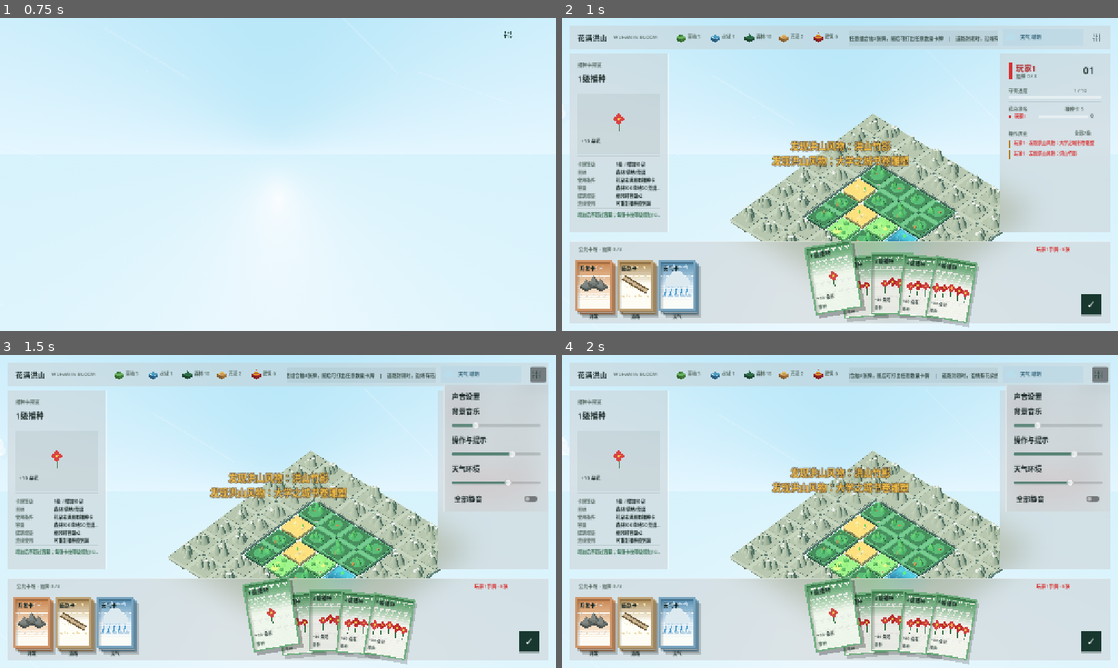
Above: before the commit, frames 1-4 (two rows, left to right).
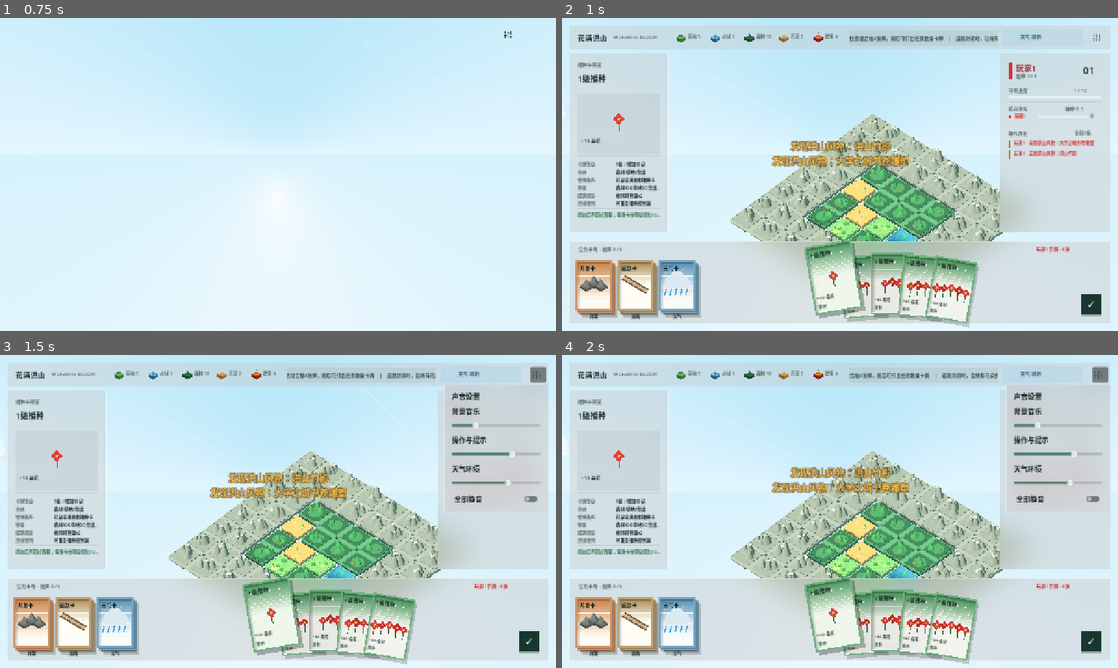
Above: after the commit, the same moments.

Repository: KurtZhang01/growcassonne
Game: Godot game, scene res://scenes/main.tscn
Same seed, same stepped clock (60 frames per second), same inputs: the game is played once before the commit and once after it. Sound files missing from this copy of the repository are replaced by a short silence.
Inputs (mouse positions are in pixels of both pictures, inside the frame that each line leads up to):
- Up to frame 1 (0.75 s): click (139, 255) at 0.5 s
- Up to frame 2 (1 s): no input
- Up to frame 3 (1.5 s): click (539, 373) at 1.25 s
- Up to frame 4 (2 s): no input

Frame 1 is identical in both runs. In frame 2, 0.4% of the frame differs, in the area x 3-75%, y 72-90%; in frame 3, 0.4%; in frame 4, 0.4%.

Commit message:
Performance: simplify card drag preview to flat surface, reduce card pattern draw calls

Diff:
--- a/scripts/main3d.gd
+++ b/scripts/main3d.gd
@@ -3101,18 +3101,15 @@
 			if mask != 0: _spawn_road(root, mask)
 
 func _spawn_preview_tile_model(root: Node3D, terrain: int, card: Dictionary, index: int):
+	# 简化预览：只显示底座+表面色块，跳过装饰物以提升拖拽性能
 	_spawn_island_base(root, terrain)
-	match terrain:
-		T_GRASS: _tile_grass_surface(root, 0)
-		T_WATER: _tile_water_surface(root, 0)
-		T_FOREST: _tile_forest_surface(root, 0)
-		T_DESERT: _tile_desert_surface(root, 0)
-		T_MOUNTAIN: _tile_mountain_surface(root)
-		T_BUILDING:
-			if card.get("kind", "") == "building_develop" and int(card.get("level", 1)) == 2:
-				_tile_hongshan_tech_surface(root, {"part": index, "direction": piece_rotation, "landmark": card.get("landmark", "hongshan_tech")})
-			else: _tile_pavilion_surface(root, 0)
-		_: pass
+	var surface = MeshInstance3D.new()
+	var sm = BoxMesh.new(); sm.size = Vector3(0.95, 0.05, 0.95)
+	surface.mesh = sm
+	var mat = StandardMaterial3D.new()
+	mat.albedo_color = TERRAIN_TOP[terrain]; mat.roughness = 0.92
+	surface.material_override = mat; surface.position.y = 0.13
+	root.add_child(surface)
 	_make_preview_translucent(root)
 
 func _make_preview_translucent(node: Node):
@@ -4287,35 +4284,26 @@
 
 func _draw_repeating_card_pattern(rect: Rect2, kind: String, color: Color):
 	var pattern_color = color.lerp(Color.WHITE, 0.55)
-	# 斜向排列：每行错开半格，覆盖整个卡面
-	var spacing = 22.0
-	var diag_x = 14.0  # 斜向x偏移
-	var start_y = rect.position.y + 12.0
-	var rows = maxi(1, floori((rect.size.y - 16) / spacing))
-	var cols = maxi(1, floori(rect.size.x / diag_x)) + 2
+	# 简化：只画几个关键装饰点，不铺满
+	var spacing = 30.0
+	var start_y = rect.position.y + 18.0
+	var rows = maxi(1, floori((rect.size.y - 24) / spacing))
+	var cols = maxi(1, floori(rect.size.x / 20.0))
 	for row in rows:
-		var offset_x = (row % 2) * (diag_x * 0.5)  # 奇数行错开半格
 		for col in cols:
-			var px = rect.position.x + offset_x + col * diag_x
+			var px = rect.position.x + 10.0 + col * 20.0 + (row % 2) * 10.0
 			var py = start_y + row * spacing
 			var p = Vector2(px, py)
-			if not rect.grow(-4.0).has_point(p): continue
+			if not rect.grow(-6.0).has_point(p): continue
 			match kind:
 				"seed":
-					ui_ctrl.draw_line(p + Vector2(0, 4), p + Vector2(0, -3), pattern_color, 0.9)
-					ui_ctrl.draw_circle(p + Vector2(-2.5, -3.5), 2.0, pattern_color)
-					ui_ctrl.draw_circle(p + Vector2(2.5, -4.5), 2.0, pattern_color)
+					ui_ctrl.draw_circle(p, 2.0, pattern_color)
 				"develop", "building_develop":
-					ui_ctrl.draw_line(p + Vector2(3, -4), p + Vector2(-2, 4), pattern_color, 1.2)
-					ui_ctrl.draw_line(p + Vector2(-5, 2), p + Vector2(1, 5), pattern_color, 1.5)
+					ui_ctrl.draw_line(p + Vector2(2, -3), p + Vector2(-2, 3), pattern_color, 1.0)
 				"road":
-					ui_ctrl.draw_line(p + Vector2(-4, -2), p + Vector2(4, 2), pattern_color, 1.5)
-					ui_ctrl.draw_line(p + Vector2(-3, -4), p + Vector2(-3, 3), pattern_color, 1.0)
-					ui_ctrl.draw_line(p + Vector2(3, -1), p + Vector2(3, 5), pattern_color, 1.0)
+					ui_ctrl.draw_line(p + Vector2(-3, 0), p + Vector2(3, 0), pattern_color, 1.2)
 				"weather":
-					ui_ctrl.draw_circle(p + Vector2(-2.5, 0.5), 2.5, pattern_color)
-					ui_ctrl.draw_circle(p + Vector2(1.5, -1.5), 3.5, pattern_color)
-					ui_ctrl.draw_circle(p + Vector2(4, 0.5), 2.5, pattern_color)
+					ui_ctrl.draw_circle(p, 2.5, pattern_color)
 
 func _draw_centered_outlined_text(value: String, center: Vector2, font: Font, size: int, color: Color, outline: Color, outline_size: int):
 	var text_size = font.get_string_size(value, HORIZONTAL_ALIGNMENT_LEFT, -1, size)
